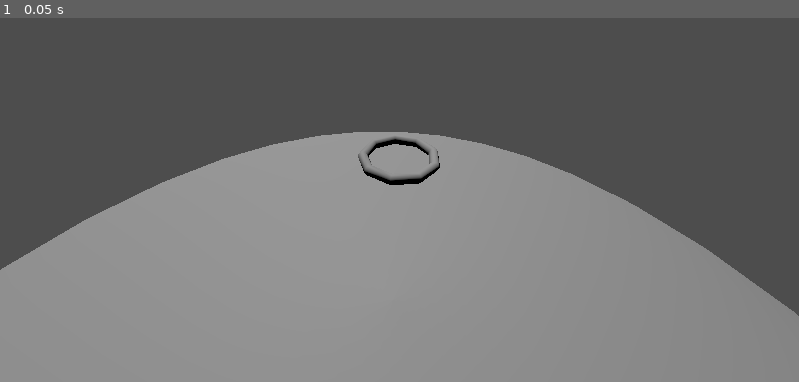
Above: before the commit, frame 1.
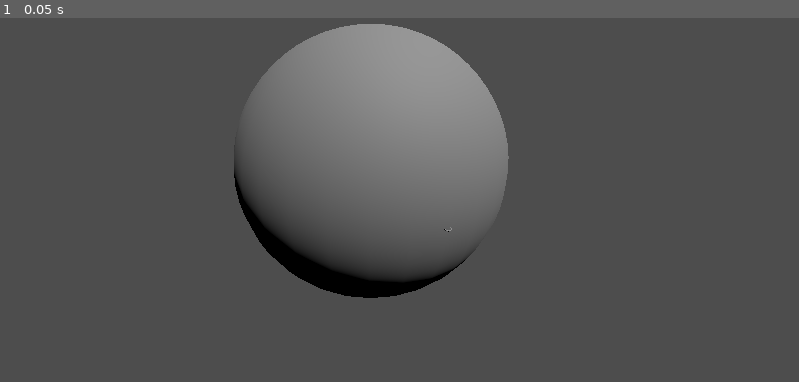
Above: after the commit, the same moment.

Repository: 60fov/sphericle
Game: Godot game, scene res://root.tscn
Two runs of this game, one before a commit and one after it. Both use one fixed random seed, a clock stepped at 60 frames per second and the inputs below.
Inputs:
- Up to frame 1 (0.05 s): no input

The runs differ from the first frame. In frame 1, 60% of the frame differs, in the area x 0-100%, y 1-100%.
Error before the commit: Parse Error: Expected indented block after "if" block. (res://character_controller.gd:25)

Commit message:
controller

Diff:
--- a/character_controller.gd
+++ b/character_controller.gd
@@ -15,19 +15,24 @@
 
 func _ready() -> void:
 	planet = get_node("../planet")
+	var new_position = Vector3(sin(long), sin(lat), cos(long)) * planet.radius
+	position = new_position
 
 func _physics_process(delta: float) -> void:
 	# Get the input direction and handle the movement/deceleration.
 	# As good practice, you should replace UI actions with custom gameplay actions.
-	var input_dir := Input.get_vector("ui_left", "ui_right", "ui_up", "ui_down")
-	var direction := (transform.basis * Vector3(input_dir.x, 0, input_dir.y)).normalized()
+	var input_dir := Input.get_vector("move_left", "move_right", "move_forward", "move_backward")
+	var direction := (Vector3(input_dir.x, 0, input_dir.y)).normalized()
 	#var delta_long: float
-	if direction:
 
 	#long_quat = Quaternion(Vector3(0, 1, 0), long)
 	#lat_quat = Quaternion(Vector3(1, 0, 0), lat)
 	#var new_position = Vector3(0, 0, 1) * long_quat * lat_quat
-	#var new_position = Vector3(sin(long), sin(lat), cos(long))
+	if direction:
+		long += direction.x * delta
+		lat += direction.z * delta
+		var new_position = Vector3(0, 0, 1).normalized() * planet.radius
+		position = new_position
 	#var up = new_position.normalized()
 	#var left = Vector3(0, 0, 1) * Quaternion(up, look_angle)
 	#var forward = up.cross(left)
--- a/project.godot
+++ b/project.godot
@@ -14,3 +14,26 @@
 run/main_scene="res://root.tscn"
 config/features=PackedStringArray("4.3", "Forward Plus")
 config/icon="res://icon.svg"
+
+[input]
+
+move_forward={
+"deadzone": 0.5,
+"events": [Object(InputEventKey,"resource_local_to_scene":false,"resource_name":"","device":-1,"window_id":0,"alt_pressed":false,"shift_pressed":false,"ctrl_pressed":false,"meta_pressed":false,"pressed":false,"keycode":0,"physical_keycode":69,"key_label":0,"unicode":101,"location":0,"echo":false,"script":null)
+]
+}
+move_backward={
+"deadzone": 0.5,
+"events": [Object(InputEventKey,"resource_local_to_scene":false,"resource_name":"","device":-1,"window_id":0,"alt_pressed":false,"shift_pressed":false,"ctrl_pressed":false,"meta_pressed":false,"pressed":false,"keycode":0,"physical_keycode":4194328,"key_label":0,"unicode":0,"location":0,"echo":false,"script":null)
+]
+}
+move_right={
+"deadzone": 0.5,
+"events": [Object(InputEventKey,"resource_local_to_scene":false,"resource_name":"","device":-1,"window_id":0,"alt_pressed":false,"shift_pressed":false,"ctrl_pressed":false,"meta_pressed":false,"pressed":false,"keycode":0,"physical_keycode":70,"key_label":0,"unicode":102,"location":0,"echo":false,"script":null)
+]
+}
+move_left={
+"deadzone": 0.5,
+"events": [Object(InputEventKey,"resource_local_to_scene":false,"resource_name":"","device":-1,"window_id":0,"alt_pressed":false,"shift_pressed":false,"ctrl_pressed":false,"meta_pressed":false,"pressed":false,"keycode":0,"physical_keycode":83,"key_label":0,"unicode":115,"location":0,"echo":false,"script":null)
+]
+}
--- a/root.tscn
+++ b/root.tscn
@@ -28,7 +28,6 @@
 [node name="character" type="CharacterBody3D" parent="."]
 transform = Transform3D(1, 0, 0, 0, 1, 0, 0, 0, 1, 0, 28.1302, 0)
 script = ExtResource("1_de1ol")
-rotation_speed = null
 
 [node name="camera" type="Camera3D" parent="character"]
 current = true
@@ -41,3 +40,8 @@
 inner_radius = 0.386
 outer_radius = 0.518
 sides = 9
+
+[node name="Camera3D" type="Camera3D" parent="."]
+transform = Transform3D(0.903977, 0.102608, -0.415086, 0.0515187, 0.937569, 0.343963, 0.424466, -0.332319, 0.842255, -17.6548, 18.8824, 46.1545)
+current = true
+fov = 82.8
